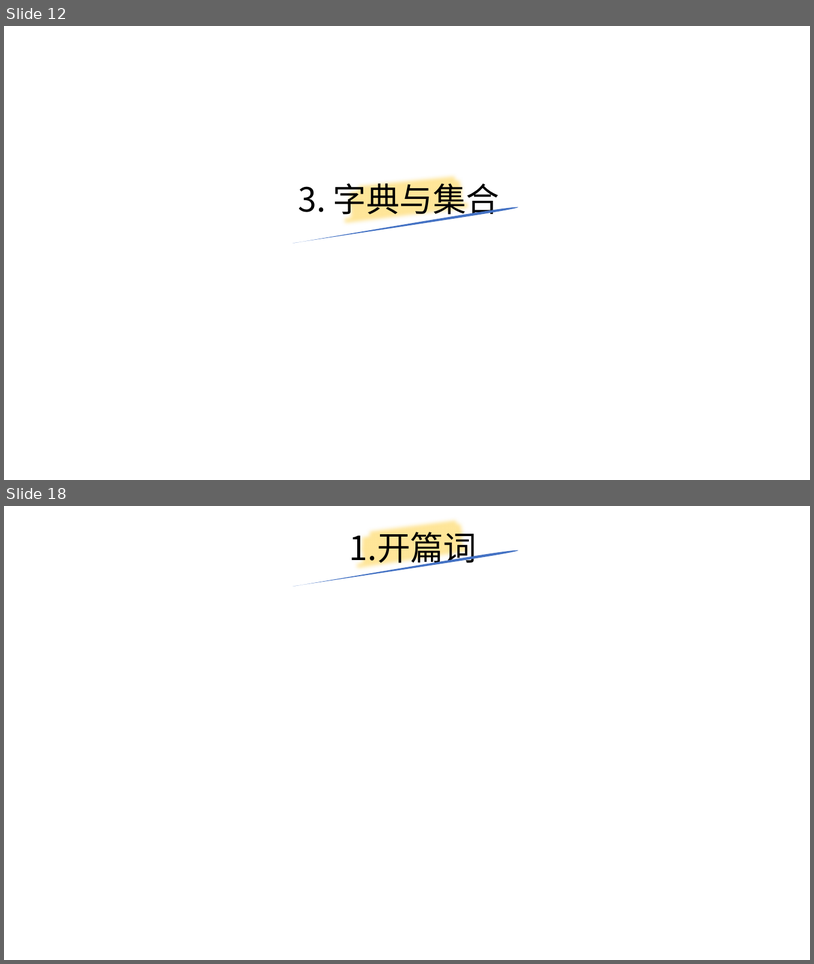
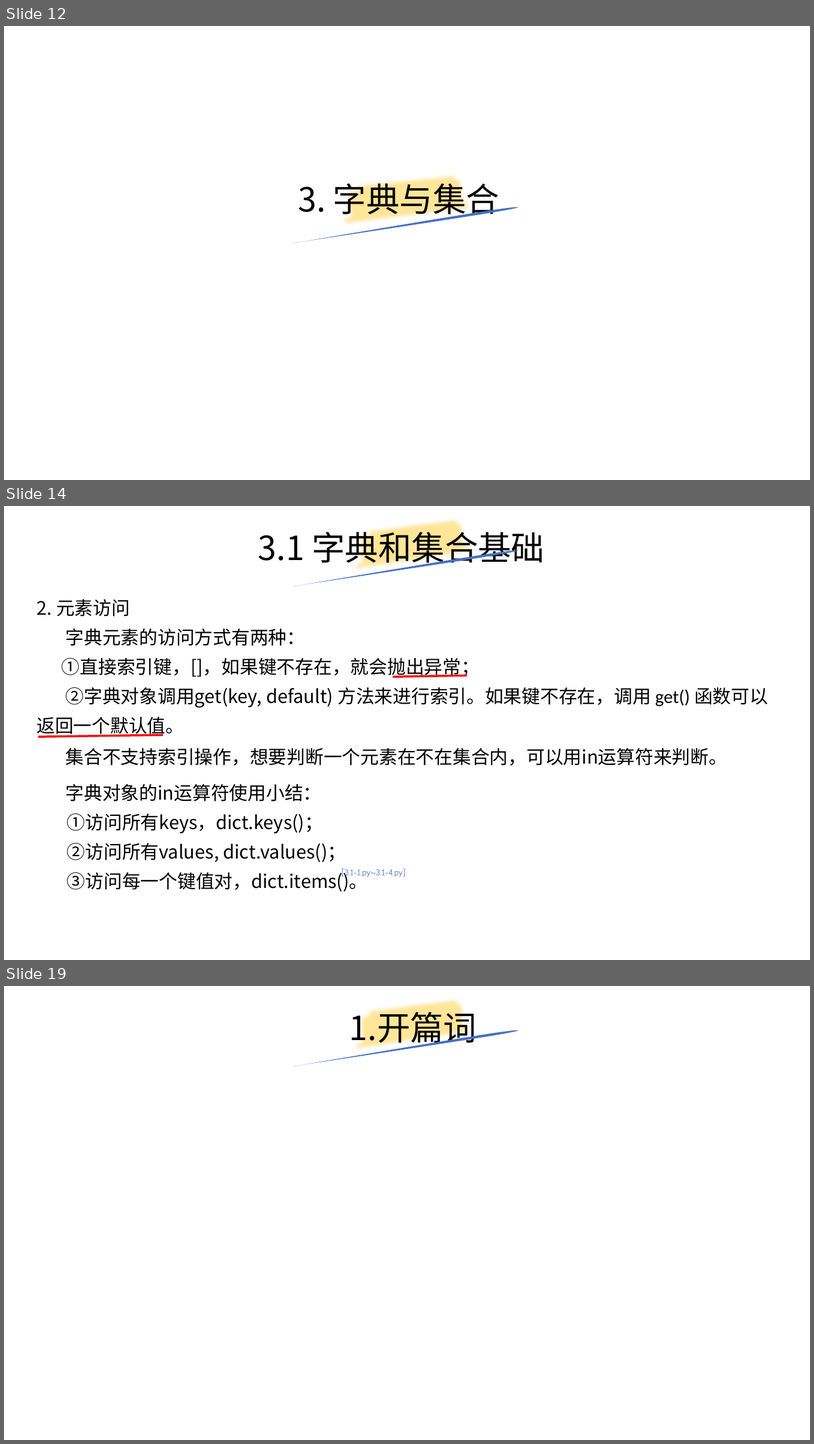
Before and after one commit to yiwenliu/CorePython, a slide deck: PPT/CorePython.pptx. Shown one above the other, each under a label of ours: slides 12 and 18 before the commit, slides 12, 14 and 19 after it; the slides between them are not shown. The pictures are 814x964 and 814x1444 pixels, drawn with LibreOffice and Linux fonts; fonts in the diff are those of the drawing. Boxes give left, top, right and bottom in pixels: in the first picture for what was removed or moved away, otherwise in the second. Text is boxed around its words. In the diff, an @@ line names an element or a change of style, - is before the commit and + after.

```diff
--- a/PPT/CorePython.pptx
+++ b/PPT/CorePython.pptx
@@ slide 14 added at <box>4,506,810,960</box>, background #FFFFFF @@
@@ freeform shape added at <box>353,506,476,586</box>, outline #FFE699 16 pt @@
@@ title added at <box>258,526,545,568</box>, 39.6 pt, text #000000 @@
+3.1 字典和集合基础
@@ freeform shape added at <box>292,549,519,586</box>, fill #4472C4 @@
@@ text added at <box>37,599,768,738</box>, 22 pt, text #000000 @@
+2. 元素访问
+字典元素的访问方式有两种：
+①直接索引键，[]，如果键不存在，就会抛出异常；
+②字典对象调用get(key, default) 方法来进行索引。如果键不存在，调用 get() 函数可以返回一个默认值。
@@ line added from (393, 676) to (467, 675), #FF0000 2.5 pt @@
@@ line added from (38, 736) to (163, 735), #FF0000 2.5 pt @@
@@ text added at <box>66,748,728,765</box>, 22 pt, text #000000 @@
+集合不支持索引操作，想要判断一个元素在不在集合内，可以用in运算符来判断。
@@ text added at <box>66,784,368,891</box>, 22 pt, text #000000 @@
+字典对象的in运算符使用小结：
+  ①访问所有keys，dict.keys()；
+  ②访问所有values, dict.values()；
+  ③访问每一个键值对，dict.items()。
@@ text added at <box>342,868,405,879</box>, 18 pt, text #4472C4 @@
+[3.1-1.py~3.1-4.py]
@@ what was slide 18 is now slide 19 @@
```
Also in this commit, not shown: 8 other slides added, 1 slide removed, 8 other files.
